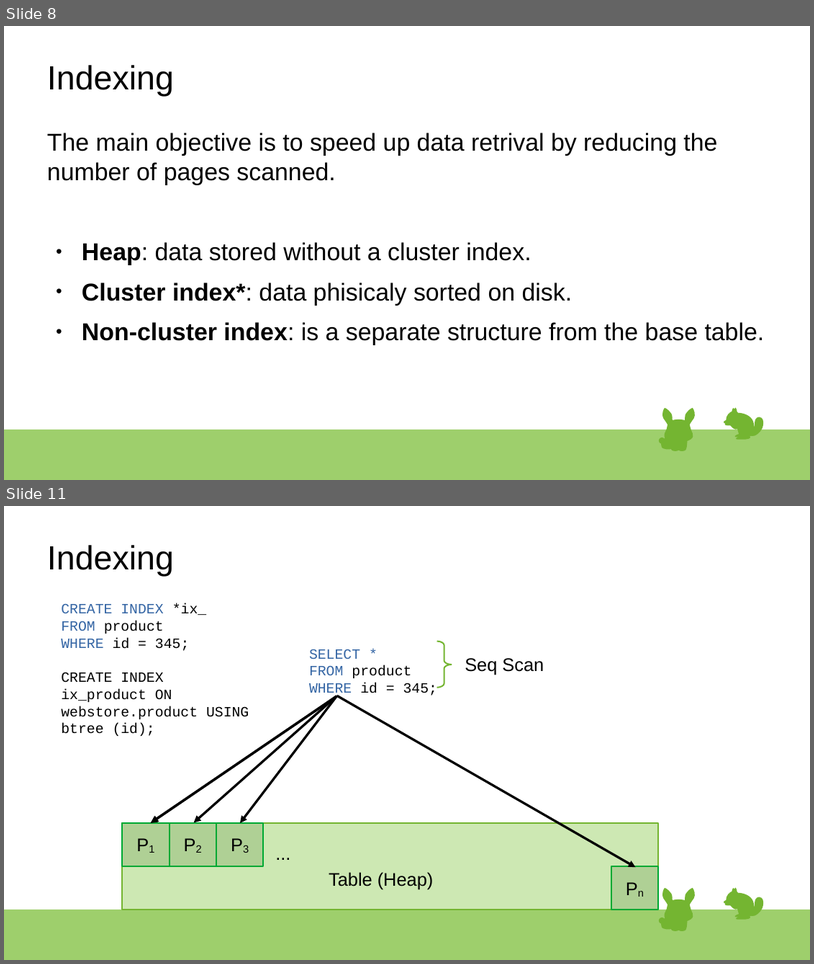
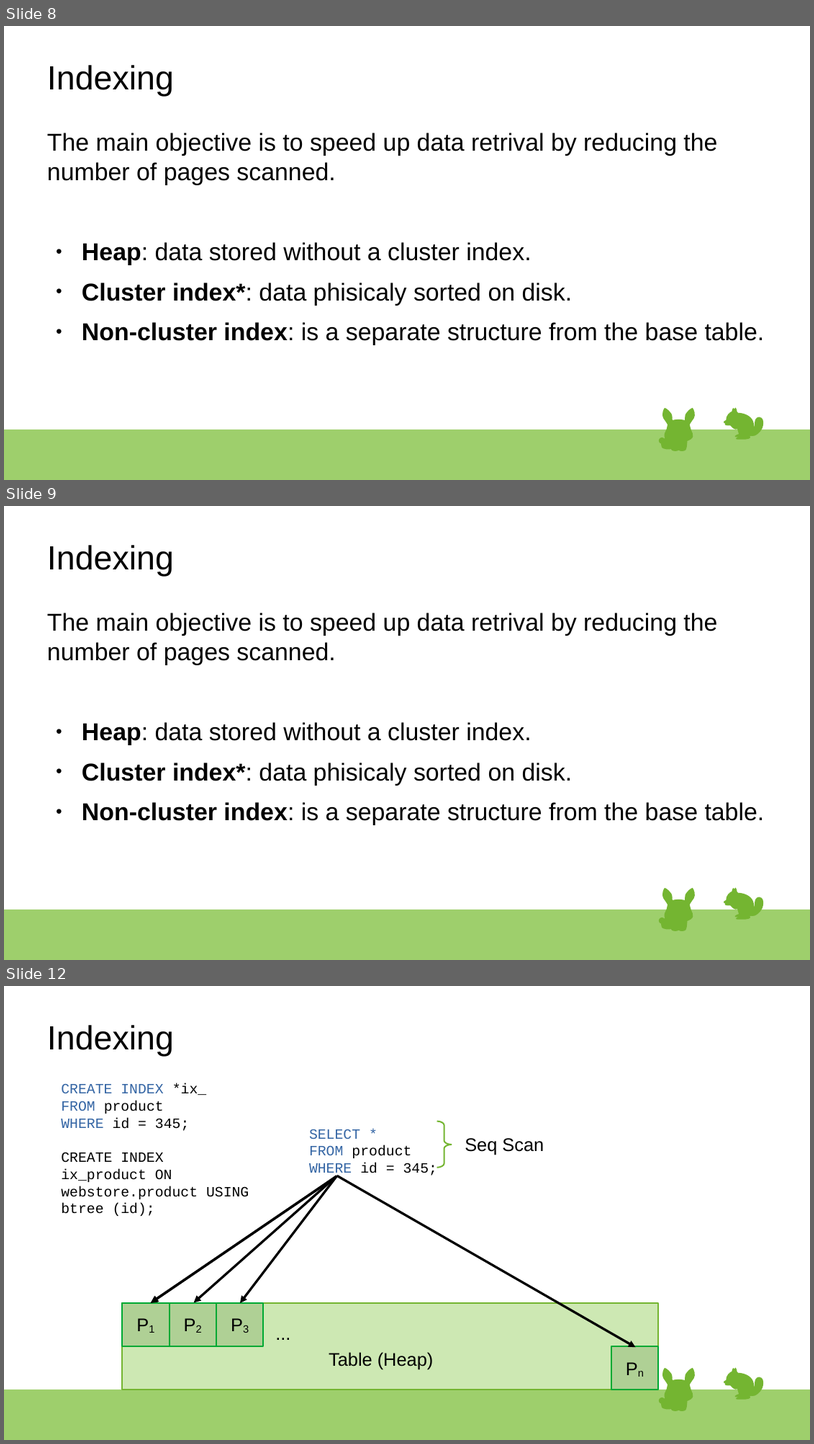
Before and after one commit to rsibanez89/postgres-indexing, a slide deck: Presentation.odp. Shown one above the other, each under a label of ours: slides 8 and 11 before the commit, slides 8, 9 and 12 after it; the slides between them are not shown. The pictures are 814x964 and 814x1444 pixels, drawn with LibreOffice and Linux fonts; fonts in the diff are those of the drawing. Boxes give left, top, right and bottom in pixels: in the first picture for what was removed or moved away, otherwise in the second. Text is boxed around its words. In the diff, an @@ line names an element or a change of style, - is before the commit and + after.

```diff
--- a/Presentation.odp
+++ b/Presentation.odp
@@ slide 9 added at bbox=[4, 506, 810, 960], background #FFFFFF; not listed: 39 template elements that a slide beside it also shows @@
@@ title added at bbox=[47, 545, 174, 576], 33 pt, text #000000 @@
+Indexing
@@ text added at bbox=[47, 613, 765, 825], 24 pt, text #000000 @@
+The main objective is to speed up data retrival by reducing the number of pages scanned.
+● Heap: data stored without a cluster index.
+● Cluster index*: data phisicaly sorted on disk.
+● Non-cluster index: is a separate structure from the base table.
@@ what was slide 11 is now slide 12 @@
```
Also in this commit, not shown: 6 slides changed, 1 other slide added, 1 slide removed, 8 other files.
